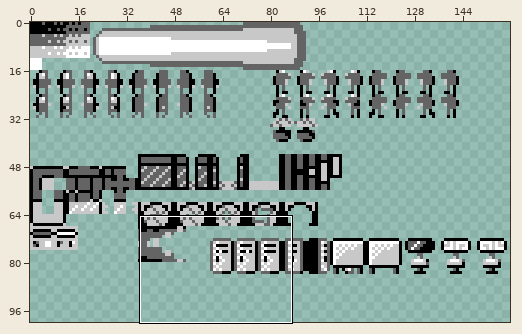
Two states of a pixel-art file, assets/SpriteSheet-1.ase. Above: a wide view before the commit, with the close-up outlined.
Close-up. Old version:
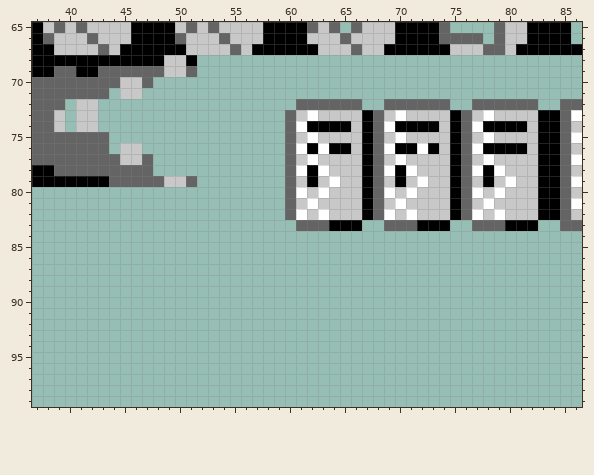
160x144 pixels, 1 frame. Shown: x 37..86, y 65..99. The wide view leaves out empty margins. The commit also changed other parts of the picture, which this record leaves out.
And afterwards:
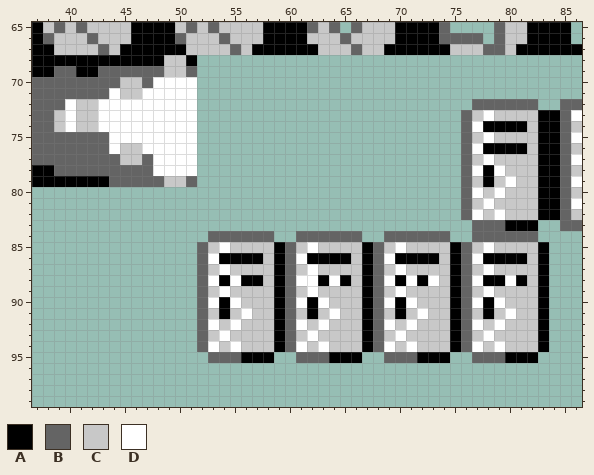
Palette (. is transparent): A #000000  B #646464  C #c8c8c8  D #ffffff
Edits made:
Layer "Sprites":
The edit adds colour A in row 85 at x 59, 67, 75 and 83; in row 86 at x 54 to 57, 59, 62 to 65, 67, 70 to 73, 75, 78 to 81 and 83; in row 87 at x 59, 67, 75 and 83; in row 88 at x 54, 56 to 57, 59, 63, 65, 67, 70, 72, 75, 78 to 79, 81 and 83; in row 89 at x 59, 67, 75 and 83; in rows 90 to 91 at x 54, 59, 62, 67, 70, 75, 78 and 83.
The edit adds colour A in rows 92 to 94 at x 59, 67, 75 and 83; in row 95 at x 56 to 58, 64 to 66, 72 to 74 and 80 to 82.
The edit adds colour B in row 84 at x 53 to 58, 61 to 66, 69 to 74 and 77 to 82; in rows 85 to 94 at x 52, 60, 68 and 76; in row 95 at x 53 to 55, 61 to 63, 69 to 71 and 77 to 79.
The edit adds colour C in row 85 at x 53, 55 to 58, 61, 63 to 66, 69, 71 to 74, 77 and 79 to 82; in row 86 at x 58, 66, 74 and 82; in row 87 at x 53, 55 to 58, 61, 63 to 66, 69, 71 to 74, 77 and 79 to 82; in row 88 at x 58, 66, 74 and 82; in row 89 at x 53, 55 to 58, 61, 63 to 66, 69, 71 to 74, 77 and 79 to 82; in row 90 at x 56 to 58, 64 to 66, 72 to 74 and 80 to 82.
The edit adds colour C in row 91 at x 53, 55, 57 to 58, 61, 63, 65 to 66, 69, 71, 73 to 74, 77, 79 and 81 to 82; in row 92 at x 54, 56 to 58, 62, 64 to 66, 70, 72 to 74, 78 and 80 to 82; in row 93 at x 53, 55 to 58, 61, 63 to 66, 69, 71 to 74, 77 and 79 to 82; in row 94 at x 54, 56 to 58, 62, 64 to 66, 70, 72 to 74, 78 and 80 to 82.
The edit adds colour D in row 70 at x 48 to 51; in row 71 at x 44 and 47 to 51; in rows 72 to 74 at x 40 and 43 to 51; in row 75 at x 44 to 51; in row 76 at x 44 and 47 to 51; in rows 77 to 78 at x 48 to 51.
The edit adds colour D in row 85 at x 54, 62, 70 and 78; in row 86 at x 53, 61, 69 and 77; in row 87 at x 54, 62, 70 and 78; in row 88 at x 53, 55, 61 to 62, 64, 69, 71, 73, 77 and 80; in row 89 at x 54, 62, 70 and 78; in row 90 at x 53, 55, 61, 63, 69, 71, 77 and 79.
The edit adds colour D in row 91 at x 56, 64, 72 and 80; in row 92 at x 53, 55, 61, 63, 69, 71, 77 and 79; in row 93 at x 54, 62, 70 and 78; in row 94 at x 53, 55, 61, 63, 69, 71, 77 and 79.
The author cleared colour A in row 73 at x 67 and 75; in row 74 at x 62 to 65, 67, 70 to 73 and 75; in row 75 at x 67 and 75; in row 76 at x 62, 64 to 65, 67, 70 to 71, 73 and 75; in row 77 at x 67 and 75; in rows 78 to 79 at x 62, 67, 70 and 75.
The author cleared colour A in rows 80 to 82 at x 67 and 75; in row 83 at x 64 to 66 and 72 to 74.
The author cleared colour B in row 72 at x 61 to 66 and 69 to 74; in rows 73 to 82 at x 60 and 68; in row 83 at x 61 to 63 and 69 to 71.
The author cleared colour C in row 73 at x 61, 63 to 66, 69 and 71 to 74; in row 74 at x 66 and 74; in row 75 at x 61, 63 to 66, 69 and 71 to 74; in row 76 at x 66 and 74; in row 77 at x 61, 63 to 66, 69 and 71 to 74; in row 78 at x 64 to 66 and 72 to 74.
The author cleared colour C in row 79 at x 61, 63, 65 to 66, 69, 71 and 73 to 74; in row 80 at x 62, 64 to 66, 70 and 72 to 74; in row 81 at x 61, 63 to 66, 69 and 71 to 74; in row 82 at x 62, 64 to 66, 70 and 72 to 74.
The author cleared colour D in row 73 at x 62 and 70; in row 74 at x 61 and 69; in row 75 at x 62 and 70; in row 76 at x 61, 63, 69 and 72; in row 77 at x 62 and 70; in row 78 at x 61, 63, 69 and 71.
The author cleared colour D in row 79 at x 64 and 72; in row 80 at x 61, 63, 69 and 71; in row 81 at x 62 and 70; in row 82 at x 61, 63, 69 and 71.
Boxes around the changes in both close-ups, in picture pixels (x1, y1, x2, y2):
added: (65, 77, 197, 176)
changed: (197, 99, 549, 363)
